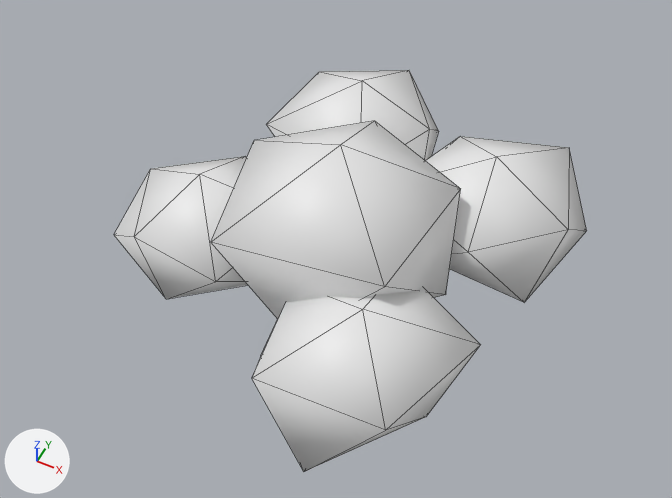
The glTF model models/variants/oak_v2.glb: old version first, new version second.
Both versions are drawn from a 50 mm lens placed at (3.09, -6.17, 10.62), pointed at (-0.18, 0.35, 2.46). Arrows for +X, +Y and +Z are at lower left; the lights stay in place. The older version comes first. Mesh edges are drawn as thin lines. Vertices at exactly the same position are counted once.

Objects in the first picture: 'Body_Canopy0', 'Body_Canopy1', 'Body_Canopy2', 'Body_Canopy3', 'Body_Canopy4'.
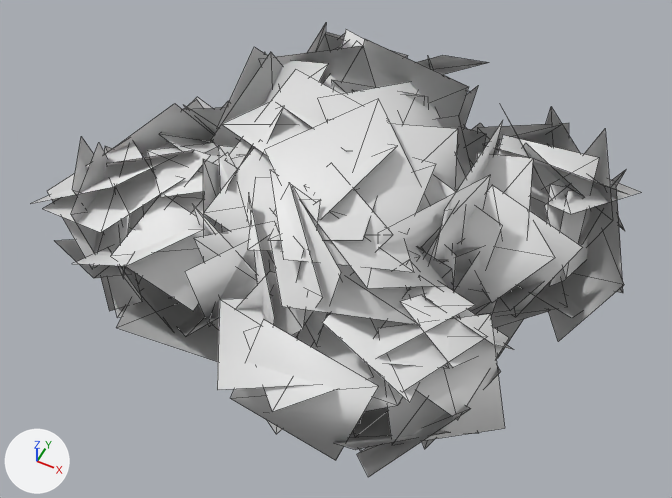
What the commit changed:
me_body_canopy0 is used by ob_body_canopy0; location (1.35, 1.06, 3.21); rotation (0.0, 0.0, -2.716), in degrees (0, 0, -156).
me_body_canopy0 had 12 vertices, 20 faces and spanned x -1.16..1.09, y -1.0..1.08, z -0.55..0.76.
me_body_canopy0 now has 184 vertices, 106 faces and spans x -1.75..1.58, y -1.47..1.47, z -1.1..1.2.
me_body_canopy0 part 1: the whole mesh is rebuilt.
me_body_canopy1 is used by ob_body_canopy1; location (-0.41, 1.49, 3.35); rotation (0.0, 0.0, 1.366), in degrees (0, 0, 78).
me_body_canopy1 had 12 vertices, 20 faces and spanned x -0.95..0.96, y -1.08..0.86, z -0.65..0.7.
me_body_canopy1 now has 188 vertices, 108 faces and spans x -1.55..1.61, y -1.38..1.65, z -0.96..1.05.
me_body_canopy1 part 2: the whole mesh is rebuilt.
me_body_canopy2 is used by ob_body_canopy2; location (-1.39, -0.43, 3.05); rotation (0.0, 0.0, -0.911), in degrees (0, 0, -52).
me_body_canopy2 had 12 vertices, 20 faces and spanned x -0.87..1.12, y -1.07..1.08, z -0.52..0.77.
me_body_canopy2 now has 204 vertices, 116 faces and spans x -1.62..1.4, y -1.52..1.77, z -1.07..1.08.
me_body_canopy2 part 3: the whole mesh is rebuilt.
me_body_canopy3 is used by ob_body_canopy3; location (0.94, -1.34, 3.24); rotation (0.0, 0.0, 2.836), in degrees (0, 0, 162).
me_body_canopy3 had 12 vertices, 20 faces and spanned x -0.9..0.91, y -0.92..1.17, z -0.75..0.65.
me_body_canopy3 now has 176 vertices, 102 faces and spans x -1.74..1.32, y -1.47..1.55, z -1.13..1.0.
me_body_canopy3 part 4: the whole mesh is rebuilt.
me_body_canopy4 is used by ob_body_canopy4; location (0.05, 0.0, 3.55); rotation (0.0, 0.0, 2.946), in degrees (0, 0, 169).
me_body_canopy4 had 12 vertices, 20 faces and spanned x -1.37..1.18, y -1.07..1.44, z -0.78..0.92.
me_body_canopy4 now has 280 vertices, 154 faces and spans x -1.94..1.78, y -1.97..1.71, z -1.44..1.16.
me_body_canopy4 part 5: the whole mesh is rebuilt.
Object 'Body_Canopy0' (ob_body_canopy0) turns from (0, 0, -156) to (0, 0, 162) degrees about x, y and z.
Object 'Body_Canopy1' (ob_body_canopy1) turns from (0, 0, 78) to (0, 0, -156) degrees about x, y and z.
Object 'Body_Canopy2' (ob_body_canopy2) turns from (0, 0, -52) to (0, 0, -25) degrees about x, y and z.
Object 'Body_Canopy3' (ob_body_canopy3) turns from (0, 0, 162) to (0, 0, -42) degrees about x, y and z.
Object 'Body_Canopy4' (ob_body_canopy4) turns from (0, 0, 169) to (0, 0, 0.3) degrees about x, y and z.

Location of each change, [x1, y1, x2, y2] in pixels of the pictures (672 x 498 px):
'Body_Canopy4', reshaped, turned
    before: [211, 121, 461, 319]
    after: [193, 39, 503, 343]
'Body_Canopy3', reshaped, turned
    before: [252, 288, 481, 471]
    after: [217, 248, 514, 477]
'Body_Canopy2', reshaped, turned
    before: [114, 156, 248, 299]
    after: [31, 97, 249, 362]
'Body_Canopy0', reshaped, turned
    before: [426, 136, 587, 302]
    after: [436, 107, 641, 358]
'Body_Canopy1', reshaped, turned (mostly hidden afterwards)
    before: [266, 70, 439, 161]
    after: [218, 23, 488, 128]
